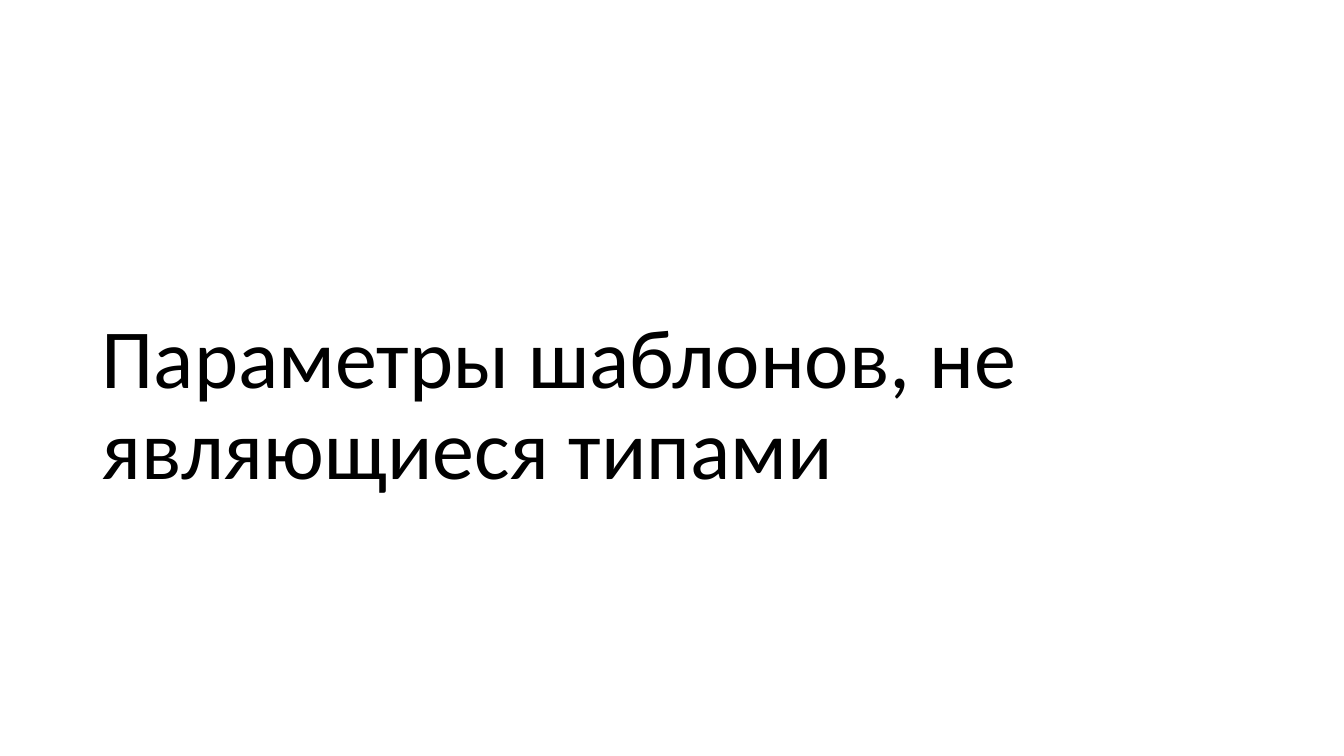
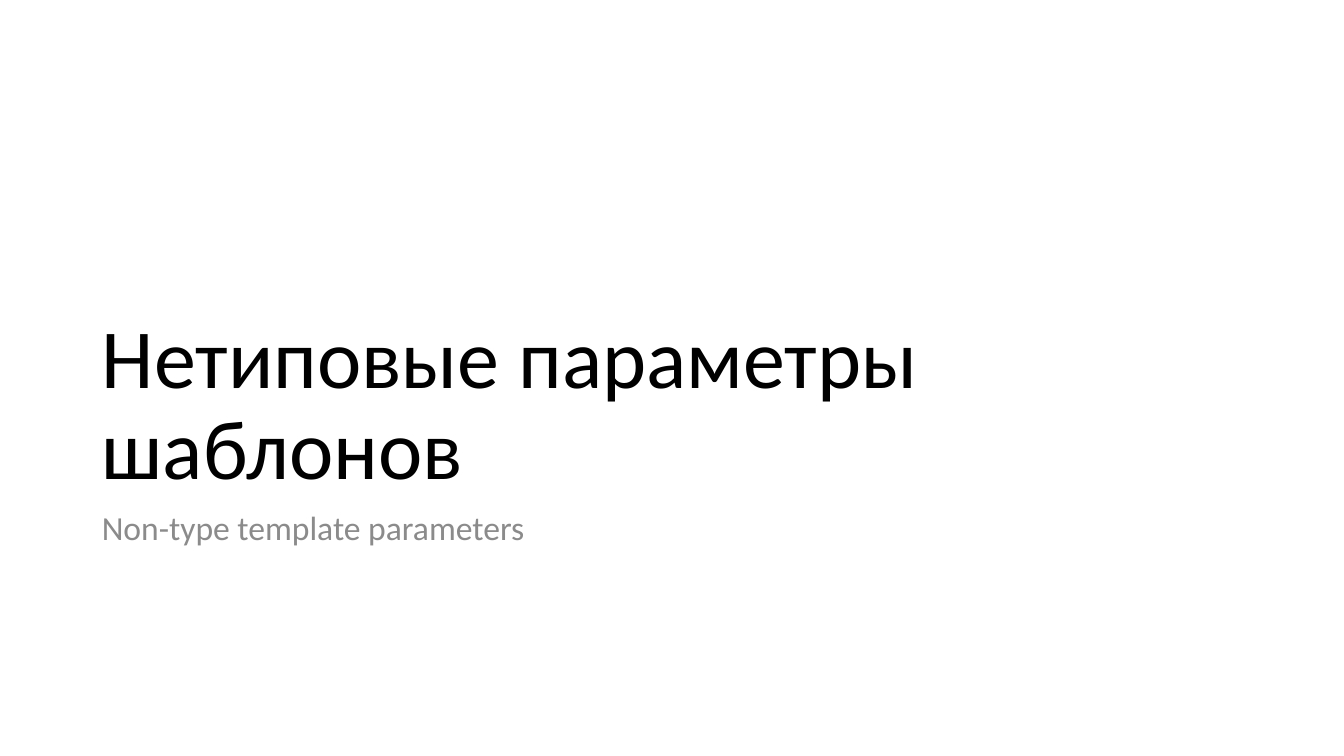
Before and after one commit to alexey-malov/oop, a slide deck: slide 16 of lectures/06/Обобщенное программирование, шаблоны.pptx (slide 25 before the commit). Drawn at 1344x756 pixels with LibreOffice and Linux fonts; fonts in the diff are those of the drawing. Boxes give left, top, right and bottom in pixels: in the first picture for what was removed or moved away, otherwise in the second. Text is boxed around its words. In the diff, an @@ line names an element or a change of style, - is before the commit and + after.

```diff
--- a/lectures/06/Обобщенное программирование, шаблоны.pptx
+++ b/lectures/06/Обобщенное программирование, шаблоны.pptx
@@ title at box(102, 334, 917, 480): text changed @@
-Параметры шаблонов, не являющиеся типами
+Нетиповые параметры шаблонов
@@ text added at box(102, 516, 524, 546), 24 pt, text #8C8C8C @@
+Non-type template parameters
```
Also in this commit, not shown: 8 other slides changed, 6 slides added, 17 slides removed, 1 other file.
